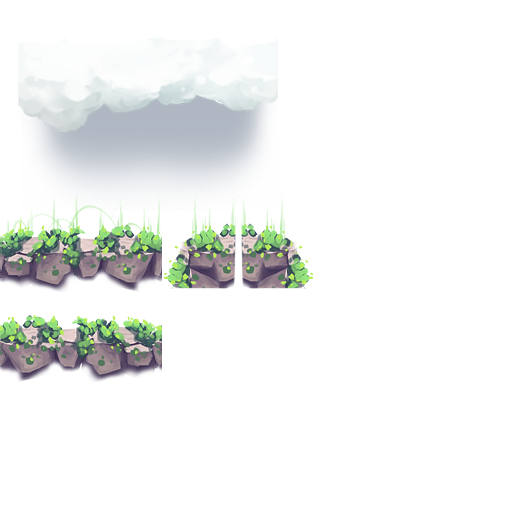
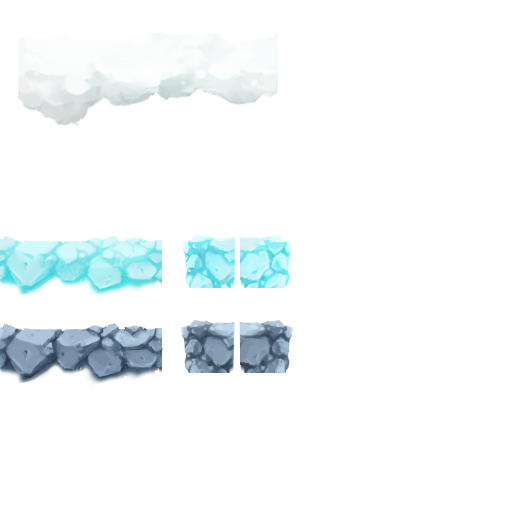
Layers edited between the first and the second 512 × 512 image:
renamed "圖層 1" to "群組 2", moved it above "圖層 5", painted on it over [18, 32, 283, 211]
renamed "Corner" to "圖層 5", moved it above "圖層 4", painted on it over [239, 193, 314, 289]
renamed "Corner" to "圖層 4", painted on it over [164, 193, 236, 289]
added layer "圖層 11 拷貝" above "圖層 3" over [239, 319, 295, 373]
added layer "圖層 3" above "圖層 2" over [179, 319, 235, 373]
renamed "Sides" to "圖層 2", painted on it over [0, 314, 164, 388]
renamed "Bottom" to "圖層 9 拷貝", painted on it over [0, 192, 162, 300]
